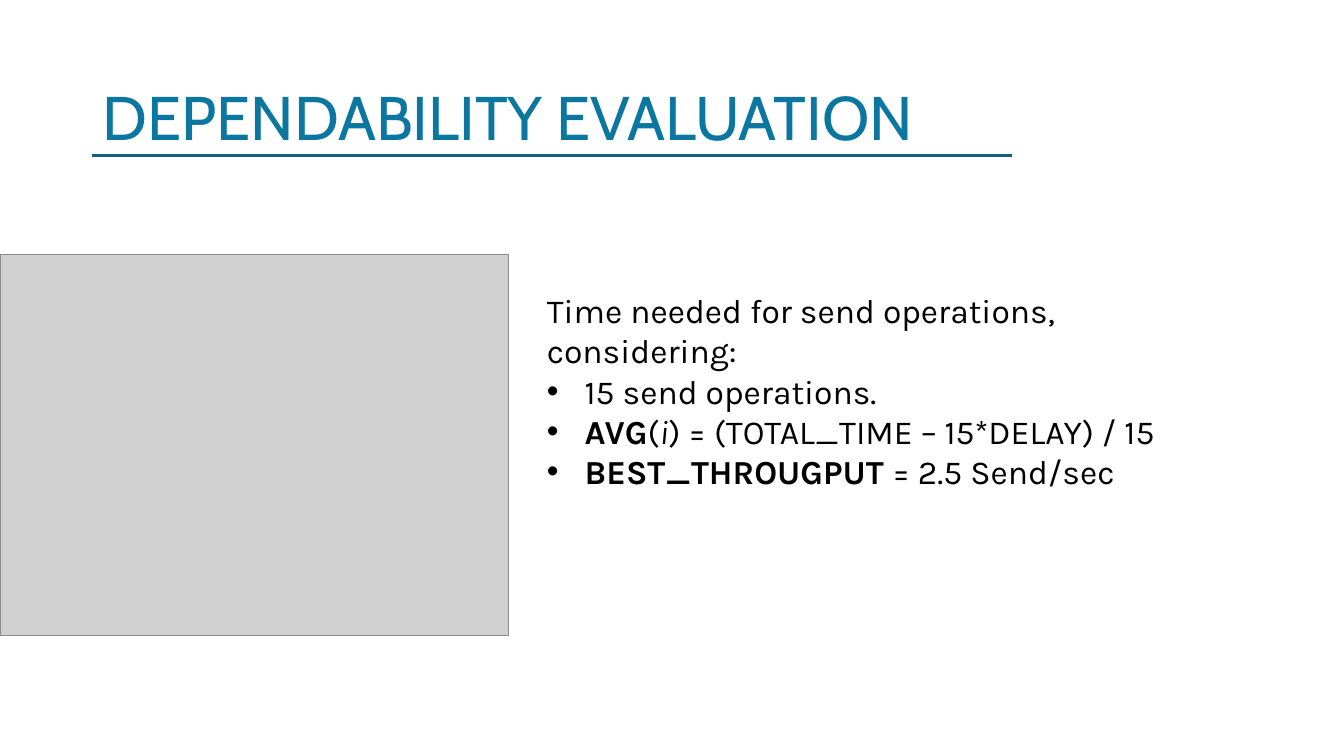
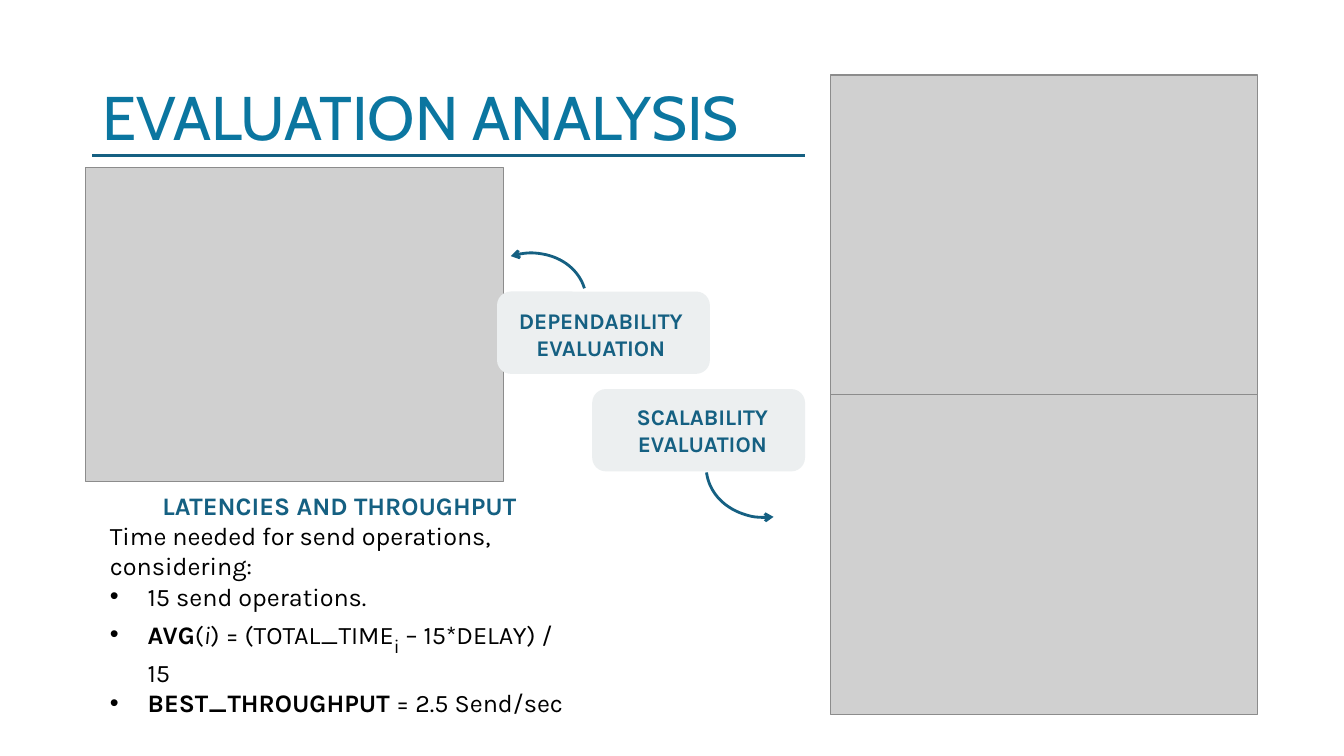
Before and after one commit to Teoz00/progettoDDS, a slide deck: slide 6 of DDS Presentation .pptx. Drawn at 1344x756 pixels with LibreOffice and Linux fonts; fonts in the diff are those of the drawing; grey boxes stand for pictures. Boxes give left, top, right and bottom in pixels: in the first picture for what was removed or moved away, otherwise in the second. Text is boxed around its words. In the diff, an @@ line names an element or a change of style, - is before the commit and + after.

Commit message:
ppt update

```diff
--- a/DDS Presentation .pptx
+++ b/DDS Presentation .pptx
@@ picture added at bbox=[831, 75, 1257, 394] @@
@@ title at bbox=[102, 96, 739, 141]: text changed @@
-DEPENDABILITY EVALUATION
+EVALUATION ANALYSIS
@@ picture: place and size @@
-picture at bbox=[0, 254, 509, 636]
+picture at bbox=[86, 167, 504, 481]
@@ line moved from (93, 155) - (1012, 155) to (93, 155) - (806, 155) @@
@@ arc (boxed as its full ellipse) added at bbox=[452, 239, 599, 374], outline #156082 2 pt @@
@@ rounded rectangle added at bbox=[497, 291, 710, 374], fill #ECEFF0 @@
@@ text added at bbox=[519, 314, 683, 357], 16 pt, text #156082, bold @@
+DEPENDABILITY EVALUATION
@@ rounded rectangle added at bbox=[593, 389, 806, 472], fill #ECEFF0 @@
@@ text added at bbox=[637, 410, 768, 453], 16 pt, text #156082, bold @@
+SCALABILITY EVALUATION
@@ arc (boxed as its full ellipse) added at bbox=[700, 405, 834, 524], outline #156082 2 pt @@
@@ picture added at bbox=[831, 395, 1257, 715] @@
@@ text "LATENCIES AND THROUGHPUT": place and size @@
-text "LATENCIES AND THROUGHPUT" at bbox=[547, 300, 1154, 487]
+text "LATENCIES AND THROUGHPUT" at bbox=[110, 498, 563, 714]
@@ text at bbox=[162, 498, 516, 516]: paragraph added @@
+LATENCIES AND THROUGHPUT
@@ text at bbox=[110, 527, 491, 612]: size 24 to 18 pt in "Time needed for send operations, considering:", "15 send operations." @@
@@ text at bbox=[148, 626, 563, 714]: text changed; size 24 to 18 pt @@
-• AVG(i) = (TOTAL_TIME – 15*DELAY) / 15
-• BEST_THROUGPUT = 2.5 Send/sec
+• AVG(i) = (TOTAL_TIMEi – 15*DELAY) / 15
+• BEST_THROUGHPUT = 2.5 Send/sec
```
Also in this commit, not shown: 5 other slides changed, 2 slides removed.
